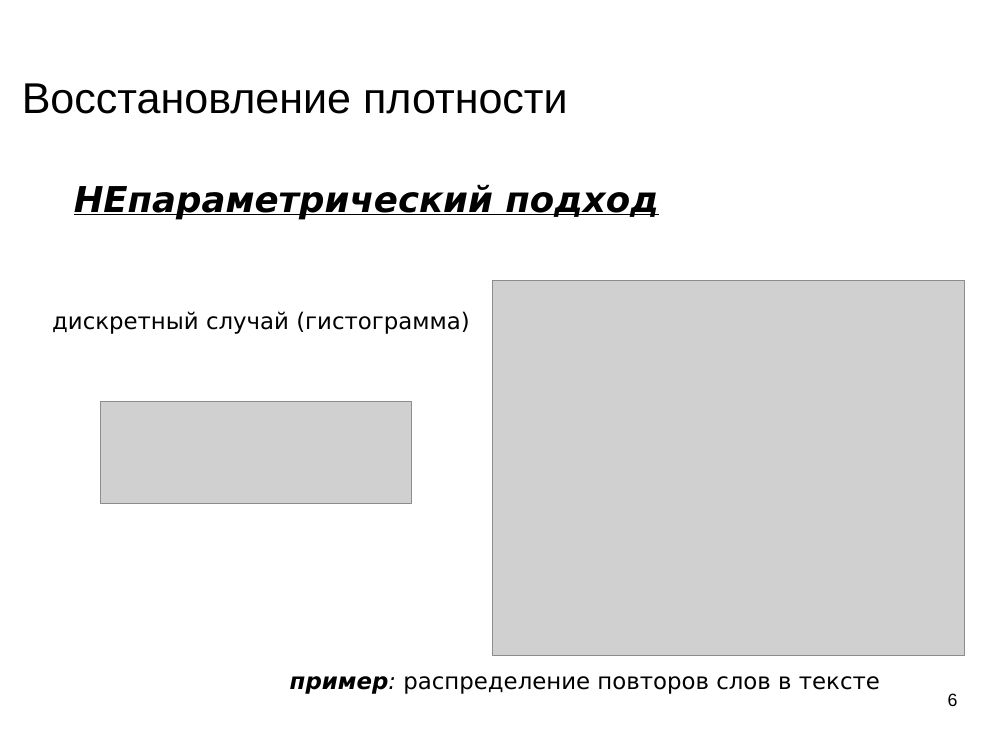
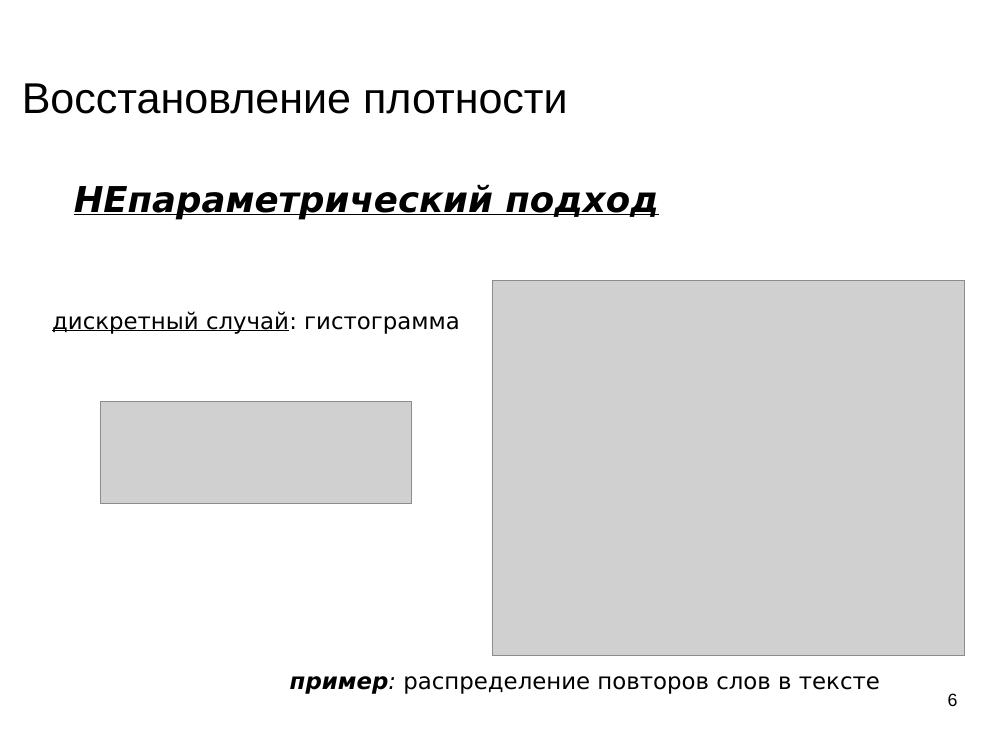
Before and after one commit to mechanoid5/ml_lectorium_legacy, a slide deck: slide 6 of 05-em.odp. Drawn at 1008x756 pixels with LibreOffice and Linux fonts; fonts in the diff are those of the drawing; grey boxes stand for pictures; background and template pictures are left out. Boxes give left, top, right and bottom in pixels: in the first picture for what was removed or moved away, otherwise in the second. Text is boxed around its words. In the diff, an @@ line names an element or a change of style, - is before the commit and + after.

```diff
--- a/05-em.odp
+++ b/05-em.odp
@@ text at bbox=[52, 311, 460, 334]: text changed @@
-дискретный случай (гистограмма)
+дискретный случай: гистограмма
```
Also in this commit, not shown: 4 other slides changed, 1 slide added, 2 other files.
